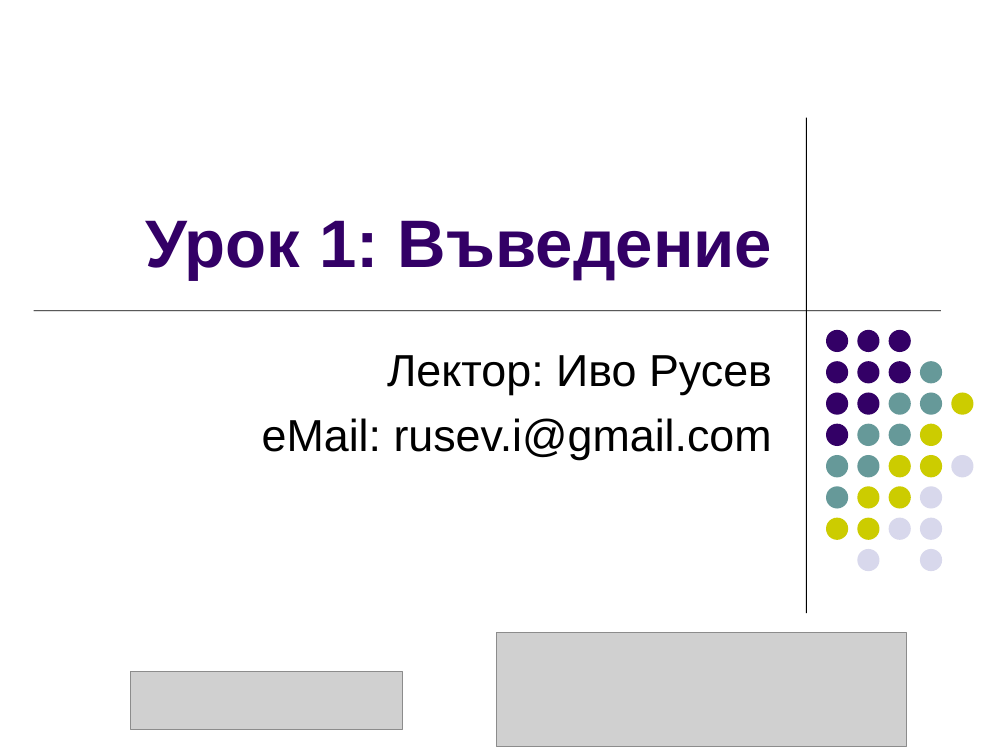
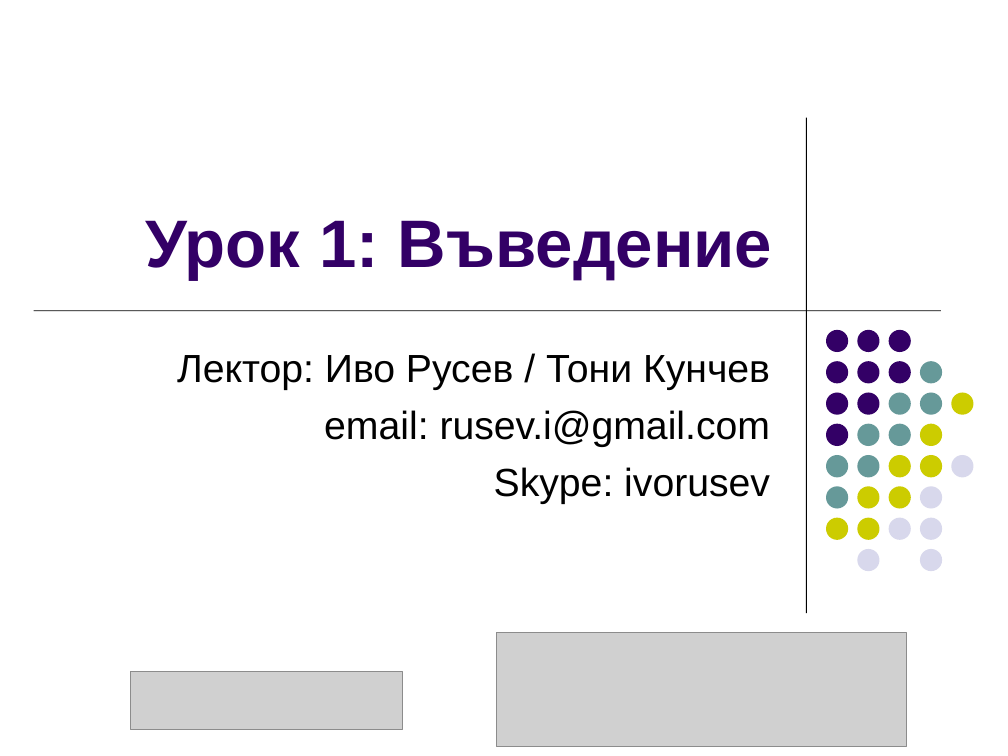
Before and after one commit to ivorusev/startup-factory-java-course, a slide deck: slide 1 of 1-introduction.ppt. Drawn at 1008x756 pixels with LibreOffice and Linux fonts; fonts in the diff are those of the drawing; grey boxes stand for pictures. Boxes give left, top, right and bottom in pixels: in the first picture for what was removed or moved away, otherwise in the second. Text is boxed around its words. In the diff, an @@ line names an element or a change of style, - is before the commit and + after.

```diff
--- a/1-introduction.ppt
+++ b/1-introduction.ppt
@@ subtitle at (x1=177, y1=355, x2=771, y2=504): text changed; size 32 to 28 pt @@
-Лектор: Иво Русев
-eMail: rusev.i@gmail.com
+Лектор: Иво Русев / Тони Кунчев
+email: rusev.i@gmail.com
+Skype: ivorusev
```
Also in this commit, not shown: 1 slide added, 1 other file.
